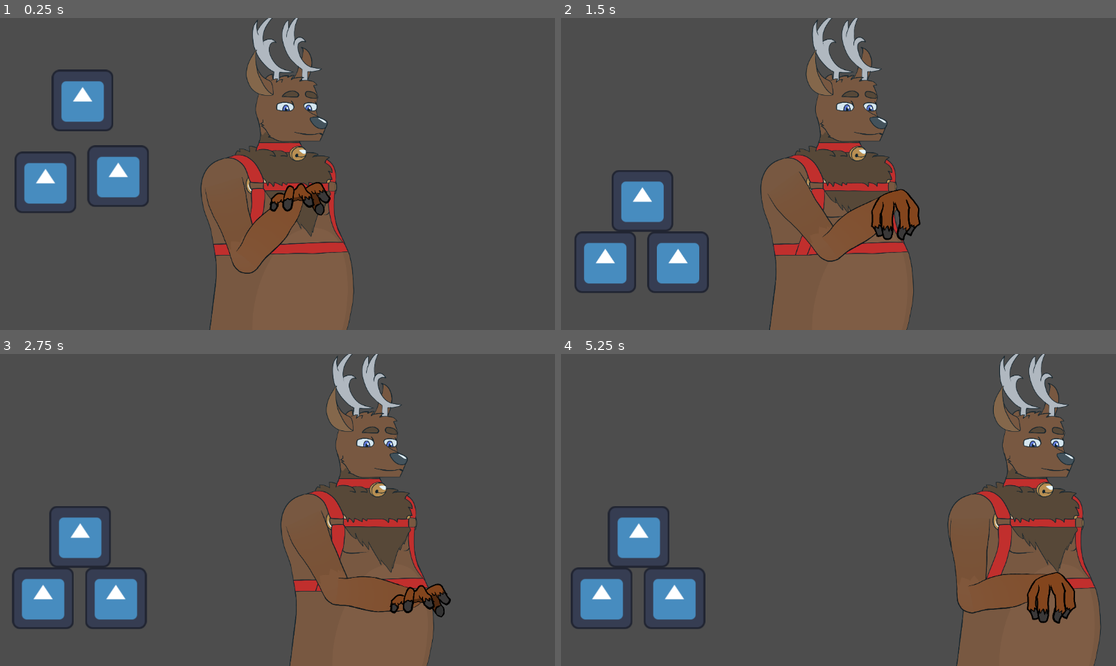
Above: before the commit, frames 1-4 (two rows, left to right).
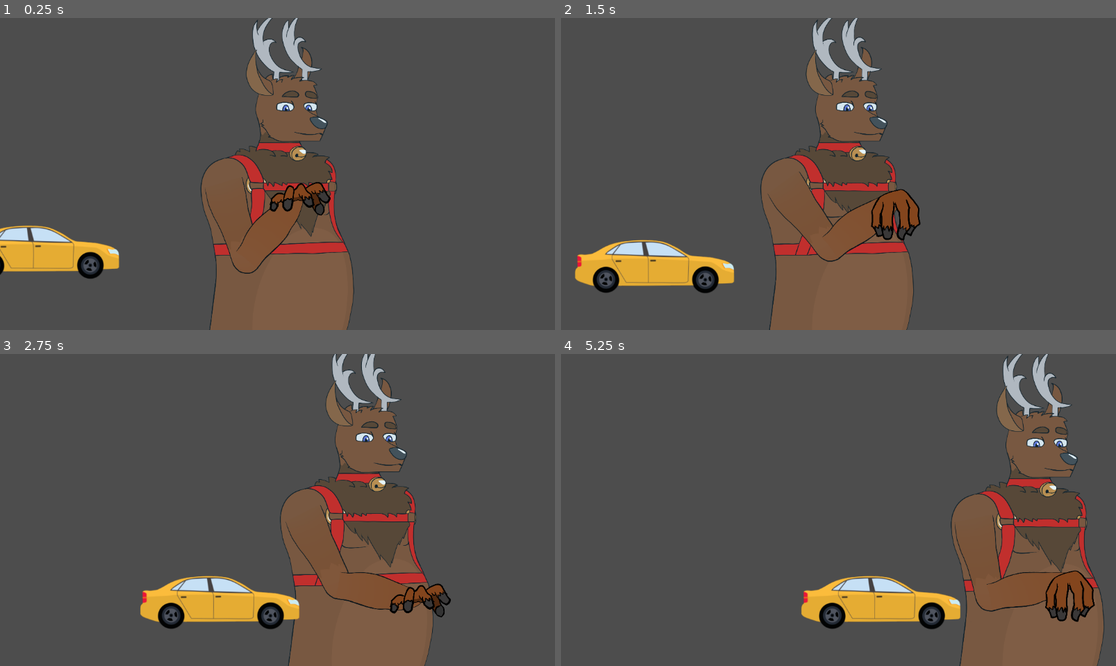
Above: after the commit, the same moments.

Repository: heliguy4599/bighand
Game: Godot game, scene res://world.tscn
Same seed, same stepped clock (60 frames per second), same inputs: the game is played once before the commit and once after it. The engine's default icon, where the game draws it, is replaced by a stand-in: a white triangle on a blue panel in a dark square.
Inputs:
- Up to frame 1 (0.25 s): no input
- Up to frame 2 (1.5 s): hold D (move_right) 0.53-1.28 s; hold E (grab) 0.53-1.28 s; hold S (move_down) from 1.28 s (still down); tap E (grab) at 1.35 s
- Up to frame 3 (2.75 s): release S (move_down) at 2.03 s; hold D (move_right) from 2.03 s (still down); hold E (grab) from 2.03 s (still down)
- Up to frame 4 (5.25 s): release D (move_right) at 2.78 s; release E (grab) at 2.78 s; hold W (move_up) 2.78-3.53 s; tap E (grab) at 2.85, 4.35 s; hold E (grab) 3.53-4.28 s; hold A (move_left) 3.53-5.03 s; hold S (move_down) from 5.03 s (still down); hold E (grab) from 5.03 s (still down)

The runs differ from the first frame. In frame 1, 6.4% of the frame differs, in the area x 0-27%, y 16-84%; in frame 2, 5.4%; in frame 3, 12%; in frame 4, 12%, in the area x 1-98%, y 0-100%.

Commit message:
Add a car that moves to the right

Diff:
--- /dev/null
+++ b/car.gd
@@ -0,0 +1,26 @@
+class_name Car
+extends Pickupable
+
+var accel := 10000.0
+var should_reverse := false
+
+
+func _ready() -> void:
+	body_entered.connect(func(body: Node):
+		if (not should_reverse) and body is Hand:
+			on_hand_collision()
+	)
+
+
+func _physics_process(delta: float) -> void:
+	super._physics_process(delta)
+	if not should_reverse:
+		apply_central_force(Vector2(accel, 0))
+
+
+func on_hand_collision():
+	should_reverse = true
+	apply_central_impulse(-linear_velocity * mass)
+	apply_central_impulse(Vector2(-200 * mass, 0))
+	await get_tree().create_timer(1).timeout
+	should_reverse = false
--- /dev/null
+++ b/car.tscn
@@ -0,0 +1,27 @@
+[gd_scene load_steps=5 format=3 uid="uid://cfc0x53i3ha6c"]
+
+[ext_resource type="Script" path="res://car.gd" id="1_ioxu0"]
+[ext_resource type="Texture2D" uid="uid://b5igvysjllbfj" path="res://dacar.png" id="2_1s6m6"]
+
+[sub_resource type="PhysicsMaterial" id="PhysicsMaterial_38lyy"]
+friction = 0.0
+
+[sub_resource type="CapsuleShape2D" id="CapsuleShape2D_ap25v"]
+radius = 55.0
+height = 342.0
+
+[node name="Car" type="RigidBody2D"]
+mass = 90.0
+physics_material_override = SubResource("PhysicsMaterial_38lyy")
+contact_monitor = true
+max_contacts_reported = 999
+script = ExtResource("1_ioxu0")
+
+[node name="Sprite2D" type="Sprite2D" parent="."]
+rotation = -0.0151993
+texture = ExtResource("2_1s6m6")
+
+[node name="CollisionShape2D" type="CollisionShape2D" parent="."]
+position = Vector2(2, 11)
+rotation = -1.5708
+shape = SubResource("CapsuleShape2D_ap25v")
--- a/heli_character/body.gd
+++ b/heli_character/body.gd
@@ -5,17 +5,28 @@
 const MAX_EYE_LOOK := 100.0
 const MAX_EYE_MOVEMENT := 8.0
 
-@onready var upper_arm_joint: Node2D = $UpperArmJoint
-@onready var lower_arm_joint: Node2D = $UpperArmJoint/LowerArmJoint
+@onready var upper_arm_joint: Node2D = $Visuals/UpperArmJoint
+@onready var lower_arm_joint: Node2D = $Visuals/UpperArmJoint/LowerArmJoint
 @onready var section_length := (lower_arm_joint.global_position - upper_arm_joint.global_position).length()
-@onready var left_eye: Sprite2D = $LeftEye
-@onready var right_eye: Sprite2D = $RightEye
+@onready var left_eye: Sprite2D = $Visuals/LeftEye
+@onready var right_eye: Sprite2D = $Visuals/RightEye
 @onready var left_eye_initial_pos := left_eye.position
 @onready var right_eye_initial_pos := right_eye.position
+@onready var bobbing_player = $BobbingPlayer
+@onready var previous_x := global_position.x
+
+var is_character_moving: bool:
+	set(value):
+		is_character_moving = value
+		if value:
+			bobbing_player.play(&"bobbing")
 
 
 func _integrate_forces(state: PhysicsDirectBodyState2D) -> void:
 	state.transform.origin.y = 0
+	var new_x = state.transform.origin.x
+	is_character_moving = absf((new_x - previous_x) / state.step) > (Hand.SPEED * 0.1)
+	previous_x = new_x
 
 
 func point_to_hand(hand_pos: Vector2):
--- a/heli_character/body.tscn
+++ b/heli_character/body.tscn
@@ -6,6 +6,42 @@
 [ext_resource type="Texture2D" uid="uid://cluc3844u2igt" path="res://heli_character/upper_arm.png" id="2_pap1g"]
 [ext_resource type="Texture2D" uid="uid://rbde5qyrxgnc" path="res://heli_character/eye.png" id="3_dvknr"]
 [ext_resource type="Texture2D" uid="uid://bvly54lldx6qw" path="res://heli_character/lower_arm.png" id="3_gw5vf"]
+
+[sub_resource type="Animation" id="Animation_103k7"]
+resource_name = "bobbing"
+tracks/0/type = "value"
+tracks/0/imported = false
+tracks/0/enabled = true
+tracks/0/path = NodePath("Visuals:position")
+tracks/0/interp = 2
+tracks/0/loop_wrap = true
+tracks/0/keys = {
+"times": PackedFloat32Array(0, 0.5, 1),
+"transitions": PackedFloat32Array(1, 1, 1),
+"update": 0,
+"values": [Vector2(0, 0), Vector2(0, -20), Vector2(0, 0)]
+}
+
+[sub_resource type="Animation" id="Animation_83brs"]
+length = 0.001
+tracks/0/type = "value"
+tracks/0/imported = false
+tracks/0/enabled = true
+tracks/0/path = NodePath("Visuals:position")
+tracks/0/interp = 1
+tracks/0/loop_wrap = true
+tracks/0/keys = {
+"times": PackedFloat32Array(0),
+"transitions": PackedFloat32Array(1),
+"update": 0,
+"values": [Vector2(0, 0)]
+}
+
+[sub_resource type="AnimationLibrary" id="AnimationLibrary_38760"]
+_data = {
+"RESET": SubResource("Animation_83brs"),
+"bobbing": SubResource("Animation_103k7")
+}
 
 [node name="Body" type="RigidBody2D"]
 z_index = -20
@@ -16,42 +52,49 @@
 linear_damp = 100.0
 script = ExtResource("1_nj2ke")
 
-[node name="Sclera" type="Sprite2D" parent="."]
+[node name="Visuals" type="Node2D" parent="."]
+
+[node name="Sclera" type="Sprite2D" parent="Visuals"]
 position = Vector2(40, -140)
 scale = Vector2(0.35, 0.35)
 texture = ExtResource("2_i72cw")
 
-[node name="LeftEye" type="Sprite2D" parent="."]
+[node name="LeftEye" type="Sprite2D" parent="Visuals"]
 position = Vector2(66, -140.45)
 scale = Vector2(0.35, 0.35)
 texture = ExtResource("3_dvknr")
 
-[node name="RightEye" type="Sprite2D" parent="."]
+[node name="RightEye" type="Sprite2D" parent="Visuals"]
 position = Vector2(17, -140.45)
 scale = Vector2(0.35, 0.35)
 texture = ExtResource("3_dvknr")
 
-[node name="Body" type="Sprite2D" parent="."]
+[node name="Body" type="Sprite2D" parent="Visuals"]
 position = Vector2(1.81899e-12, -1.19209e-07)
 scale = Vector2(0.35, 0.35)
 texture = ExtResource("1_1kc38")
 
-[node name="UpperArmJoint" type="Node2D" parent="."]
+[node name="UpperArmJoint" type="Node2D" parent="Visuals"]
 position = Vector2(-112, 18)
 
-[node name="UpperArm" type="Sprite2D" parent="UpperArmJoint"]
+[node name="UpperArm" type="Sprite2D" parent="Visuals/UpperArmJoint"]
 position = Vector2(93, 0.999999)
 rotation = -0.028914
 scale = Vector2(0.35, 0.35)
 texture = ExtResource("2_pap1g")
 
-[node name="LowerArmJoint" type="Node2D" parent="UpperArmJoint"]
+[node name="LowerArmJoint" type="Node2D" parent="Visuals/UpperArmJoint"]
 position = Vector2(166, 0)
 
-[node name="LowerArm" type="Sprite2D" parent="UpperArmJoint/LowerArmJoint"]
+[node name="LowerArm" type="Sprite2D" parent="Visuals/UpperArmJoint/LowerArmJoint"]
 position = Vector2(92, 4.76837e-07)
 scale = Vector2(0.35, 0.35)
 texture = ExtResource("3_gw5vf")
 
 [node name="CollisionPolygon2D" type="CollisionPolygon2D" parent="."]
-polygon = PackedVector2Array(-69, -329, 12, -293, 126, -211, 197, -94, 215, 9, 210, 89, 132, 233, 50, 304, -171, 339, -213, 160, -88, 3, -50, -66, -63, -321, -163, -366, -328, 80, -225, 400, 293, 400, 338, 47, 300, -275, 123, -403, -111, -406, -162, -367, -131, -354)
+polygon = PackedVector2Array(-69, -329, 12, -293, 126, -211, 204, -93, 231, 10, 211, 94, 132, 233, 50, 304, -171, 339, -213, 160, -88, 3, -50, -66, -63, -321, -163, -366, -328, 80, -225, 400, 293, 400, 338, 47, 300, -275, 123, -403, -111, -406, -162, -367, -131, -354)
+
+[node name="BobbingPlayer" type="AnimationPlayer" parent="."]
+libraries = {
+"": SubResource("AnimationLibrary_38760")
+}
--- a/heli_character/hand.gd
+++ b/heli_character/hand.gd
@@ -50,9 +50,9 @@
 	if bodies.is_empty():
 		return
 
-	for body in bodies:
-		if body is Pickupable:
-			grabbed_object = body
+	for _body in bodies:
+		if _body is Pickupable:
+			grabbed_object = _body
 			grabbed_object.grab(self)
 			set_visual_grab(true)
 			return
--- a/pickupable.gd
+++ b/pickupable.gd
@@ -12,7 +12,7 @@
 var last_rotation := 0.0
 
 
-func _physics_process(delta: float) -> void:
+func _physics_process(_delta: float) -> void:
 	if hand == null:
 		return
 
--- a/pickupable.tscn
+++ b/pickupable.tscn
@@ -6,7 +6,7 @@
 [sub_resource type="RectangleShape2D" id="RectangleShape2D_yvsxc"]
 size = Vector2(128, 128)
 
-[node name="Pickupable" type="RigidBody2D"]
+[node name="RigidBody2D" type="RigidBody2D"]
 mass = 100.0
 can_sleep = false
 script = ExtResource("1_ths0g")
--- a/world.tscn
+++ b/world.tscn
@@ -1,9 +1,9 @@
 [gd_scene load_steps=8 format=3 uid="uid://cs0qvu11a4wfu"]
 
 [ext_resource type="Script" path="res://world.gd" id="1_f17ur"]
-[ext_resource type="PackedScene" uid="uid://c76qocaeg0e5m" path="res://pickupable.tscn" id="2_nr6n1"]
 [ext_resource type="PackedScene" uid="uid://fds8ylsbt2dx" path="res://heli_character/hand.tscn" id="3_pgtt6"]
 [ext_resource type="PackedScene" uid="uid://bon06v27u8pw" path="res://heli_character/body.tscn" id="3_rnry5"]
+[ext_resource type="PackedScene" uid="uid://cfc0x53i3ha6c" path="res://car.tscn" id="5_fwhi6"]
 
 [sub_resource type="PhysicsMaterial" id="PhysicsMaterial_nu5gv"]
 friction = 0.0
@@ -41,12 +41,5 @@
 [node name="CollisionShape2D" type="CollisionShape2D" parent="Floor"]
 shape = SubResource("WorldBoundaryShape2D_11jc7")
 
-[node name="Pickupable" parent="." instance=ExtResource("2_nr6n1")]
-position = Vector2(-481, -11)
-freeze_mode = 1
-
-[node name="Pickupable2" parent="." instance=ExtResource("2_nr6n1")]
-position = Vector2(-330, -24)
-
-[node name="Pickupable3" parent="." instance=ExtResource("2_nr6n1")]
-position = Vector2(-404, -181)
+[node name="Car" parent="." instance=ExtResource("5_fwhi6")]
+position = Vector2(-497, 123)
Binary file added: dacar.png
Not shown, added: dacar.png.import
Not shown: 1 places in heli_character/body.tscn that only renumber resources
Not shown: 1 places in pickupable.tscn that only renumber resources
